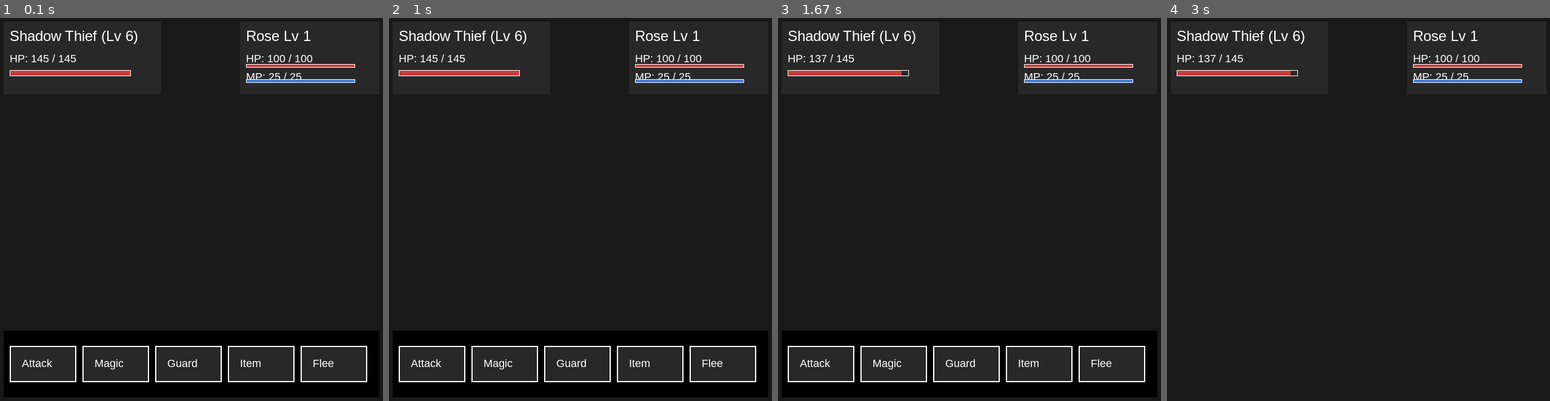
Above: before the commit, frames 1-4 (left to right).
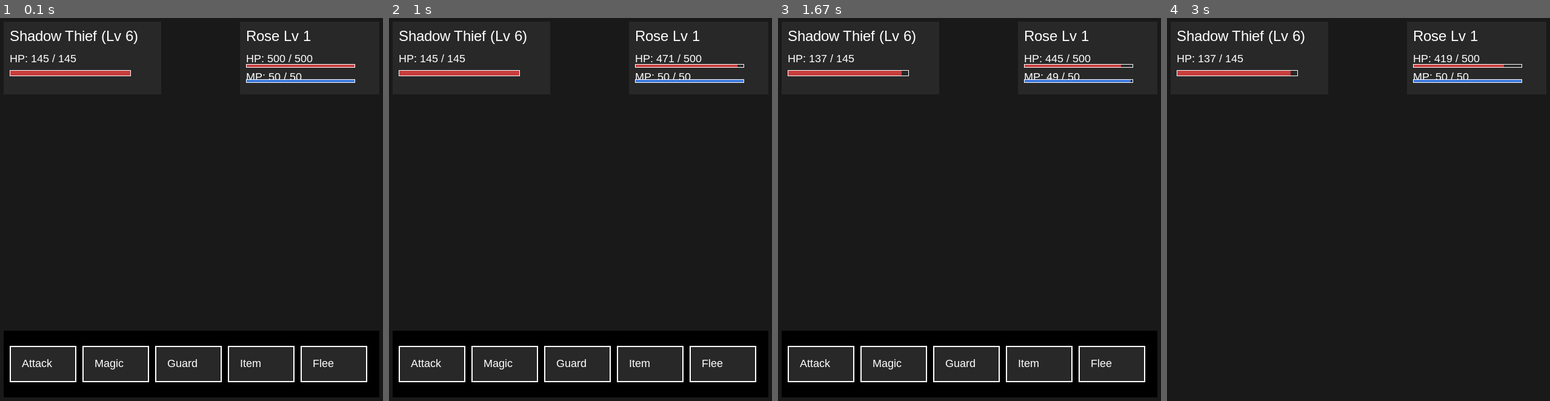
Above: after the commit, the same moments.

Repository: DavidJ3112/PyGame
Game: pygame game, started from Game7 - PvE/Game.py
The game is run twice, just before and just after one commit, with the same random seed, the same clock (stepped at 60 frames per second) and the same inputs.
Inputs (mouse positions are in pixels of both pictures, inside the frame that each line leads up to):
- Up to frame 1 (0.1 s): no input
- Up to frame 2 (1 s): hold F1 0.33-0.8 s; click "Flee" at 0.9 s
- Up to frame 3 (1.67 s): click "Magic" at 1.23 s; click (1111, 347) at 1.57 s
- Up to frame 4 (3 s): click "Attack" at 1.9 s; click "Item" at 2.23 s

The runs differ from the first frame. In frame 1, less than 0.1% of the frame differs, in the area x 69-79%, y 9-16%; in frame 2, 0.1%; in frame 3, 0.2%; in frame 4, 0.2%, in the area x 69-93%, y 9-16%.

Commit message:
server testing

Diff:
--- a/Game7 - PvE/Game.py
+++ b/Game7 - PvE/Game.py
@@ -52,10 +52,10 @@
             "lvl": 1,
 
             #!^ Health & mana
-            "hp": 100,
-            "max_hp": 100,
-            "mp": 25,
-            "max_mp": 25,
+            "hp": 500,
+            "max_hp": 500,
+            "mp": 50,
+            "max_mp": 50,
 
             #!^ Core attributes
             "str": 12,   ## Strength (physical damage)
@@ -80,8 +80,8 @@
         }
 
         self.SCALING = {
-            "hp": 25,
-            "max_hp": 25,
+            "hp": 50,
+            "max_hp": 50,
             "mp": 5,
             "max_mp": 5,
             "str": 2,
@@ -147,6 +147,9 @@
 
                     if event.key == pygame.K_F1:
                         if self.debug: self.Enemy_Generation_Logic()
+                        else:
+                            self.log = not self.log
+                            print(ANSI.wrap("loggin: " + str(self.log), ANSI.GREEN))
 
                     if event.key == pygame.K_F2:
                         if self.debug:
@@ -203,13 +206,13 @@
                                 cast = list(self.spells_damage.items())
                                 spell_key, spell_data = cast[spell_index]
 
-                                print(f"{ANSI.rgb(255,128,0)}{ANSI.BOLD} The Individual know as {self.player_stats_base['name']} is atempting to cast: {spell_data['name']}{ANSI.CURSOR_SAVE}{ANSI.RESET}")
+                                if self.debug: print(f"{ANSI.rgb(255,128,0)}{ANSI.BOLD} The Individual know as {self.player_stats_base['name']} is atempting to cast: {spell_data['name']}{ANSI.CURSOR_SAVE}{ANSI.RESET}")
 
                                 if spell_data["mp_cost"] <= self.player_stats_base["mp"]:
-                                    print(f"{ANSI.CURSOR_RESTORE}{ANSI.BRIGHT_GREEN}{ANSI.BOLD} Success {ANSI.RESET}")
+                                    if self.debug: print(f"{ANSI.CURSOR_RESTORE}{ANSI.BRIGHT_GREEN}{ANSI.BOLD} Success {ANSI.RESET}")
                                     self.pve.Cast(spell_key, spell_data)
                                 else:
-                                    print(f"{ANSI.CURSOR_RESTORE}{ANSI.RED}{ANSI.BOLD} Failed: Mana Def {ANSI.RESET}")
+                                    if self.debug: print(f"{ANSI.CURSOR_RESTORE}{ANSI.RED}{ANSI.BOLD} Failed: Mana Def {ANSI.RESET}")
 
                                 self.mode = "Normal"
 
--- a/Game7 - PvE/scripts/PvE.py
+++ b/Game7 - PvE/scripts/PvE.py
@@ -264,15 +264,15 @@
 
             if E_cast_data:
                 if element == E_spell_data["damage_type"]:
-                    print(ANSI.wrap("Enemy: " + str(E_spell_damage), ANSI.BOLD, ANSI.BLUE))
+                    if self.game.debug: print(ANSI.wrap("Enemy: " + str(E_spell_damage), ANSI.BOLD, ANSI.BLUE))
                     E_spell_damage = round(E_spell_damage * (1 + value))
-                    print(ANSI.wrap("Enemy: " + str(E_spell_damage), ANSI.BOLD, ANSI.RED))
+                    if self.game.debug: print(ANSI.wrap("Enemy: " + str(E_spell_damage), ANSI.BOLD, ANSI.RED))
 
             if P_cast_data:
                 if element == P_spell_data["damage_type"]:
-                    print(ANSI.wrap("Player: " + str(P_spell_damage), ANSI.BOLD, ANSI.BLUE))
+                    if self.game.debug: print(ANSI.wrap("Player: " + str(P_spell_damage), ANSI.BOLD, ANSI.BLUE))
                     P_spell_damage = round(P_spell_damage * (1 - value))
-                    print(ANSI.wrap("Player: " + str(P_spell_damage), ANSI.BOLD, ANSI.RED))
+                    if self.game.debug: print(ANSI.wrap("Player: " + str(P_spell_damage), ANSI.BOLD, ANSI.RED))
 
         #!^ Player AtK
         if P_spell_damage > 0:
--- a/Game7 - PvE/scripts/Ui.py
+++ b/Game7 - PvE/scripts/Ui.py
@@ -137,7 +137,7 @@
             self.screen.fill(self.DARK)
 
             self._draw_enemy(game.enemy)
-            self._draw_player(game.player_stats)
+            self._draw_player(game.player_stats_base)
             self._draw_actions(game, game.mode, game.spells_damage)
 
             return self.buttons
@@ -146,10 +146,10 @@
     def _draw_shop(self, player):
         self.buttons = []
 
-        # background bar (same style as actions)
+        #!^ background bar (same style as actions)
         pygame.draw.rect(self.screen, self.BLACK, (10, 520, 620, 110))
 
-        # shop title
+        #!^ shop title
         self.draw_text("SHOP", 20, 525, self.BIG)
 
         btn_w, btn_h = 180, 60
@@ -157,14 +157,13 @@
         start_x = 20
         y = 555
 
-        # example shop items (replace with your real shop data)
         shop_items = [
             {"name": "Sword", "price": 100},
             {"name": "Shield", "price": 75},
             {"name": "Potion", "price": 25},
         ]
 
-        # Leave shop button
+        #!^ Leave shop button
         leave_rect = pygame.Rect(500, 20, 120, 60)
 
         pygame.draw.rect(self.screen, self.RED, leave_rect)
@@ -178,7 +177,6 @@
             x = start_x + i * (btn_w + spacing)
             rect = pygame.Rect(x, y, btn_w, btn_h)
 
-            # affordability check (because players are broke 90% of the time)
             affordable = player["gold"] >= item["price"]
 
             bg = self.GRAY if affordable else (60, 60, 60)
--- /dev/null
+++ b/general_scripts/MultiPlayer/Client.py
@@ -0,0 +1,7 @@
+import socket
+
+client = socket.socket(socket.AF_INET, socket.SOCK_STREAM)
+client.connect(("localhost", 5555))
+
+message = client.recv(1024).decode()
+print(message)
--- /dev/null
+++ b/general_scripts/MultiPlayer/Server.py
@@ -0,0 +1,16 @@
+import threading
+import socket
+
+server = socket.socket(socket.AF_INET, socket.SOCK_STREAM)
+
+server.bind(("localhost", 5555))
+server.listen()
+
+clients = []
+
+while True:
+    client, addr = server.accept()
+    print(f"Connected: {addr}")
+    clients.append(client)
+
+    client.send("welcome to the server".encode())
--- /dev/null
+++ b/general_scripts/Save - Load.py
@@ -0,0 +1,51 @@
+from ANSI import ANSI
+import json
+import os
+
+class SaveLoad:
+    @staticmethod
+    def save(save_file, data, log=False):
+        if log: print(ANSI.wrap(f"{data} Has Been Saved to: {save_file}", ANSI.YELLOW, ANSI.BOLD))
+
+        os.makedirs(os.path.dirname(save_file), exist_ok=True)
+        with open(save_file, "w") as f:
+            json.dump(data, f)
+
+    @staticmethod
+    def load(save_file, log=False):
+        if not os.path.exists(save_file):
+            if log: print(ANSI.wrap(f"Save Not Found: {save_file}", ANSI.RED, ANSI.BOLD))
+            return None
+        with open(save_file, "r") as f:
+            if log: print(ANSI.wrap(f"Save Found: {save_file}", ANSI.GREEN, ANSI.BOLD))
+            return json.load(f)
+
+    @staticmethod
+    def get_save_path(slot):
+        return os.path.join(
+            os.path.dirname(__file__),
+            "Save",
+            f"data_{slot}.json"
+        )
+
+
+#!^ multi save
+if __name__ == "__main__":
+    print(SaveLoad.load(SaveLoad.get_save_path(1)))
+    print(SaveLoad.load(SaveLoad.get_save_path(2)))
+    print(SaveLoad.load(SaveLoad.get_save_path(3)))
+
+    SaveLoad.save(SaveLoad.get_save_path(1), {"name": "Rose", "age": 18})
+    SaveLoad.save(SaveLoad.get_save_path(2), {"name": "Bob", "age": 25})
+    SaveLoad.save(SaveLoad.get_save_path(3), {"name": "Eve", "age": 30})
+
+#!^ Single save file
+if __name__ != "__main__":
+    data = {"name": "Rose", "age": 18, "level": 24}
+
+    file_location = os.path.join(os.path.dirname(__file__), "Save", "data.json")
+
+    SaveLoad.save(file_location, data)
+
+    data_loaded = SaveLoad.load(file_location)
+    print(data_loaded)
